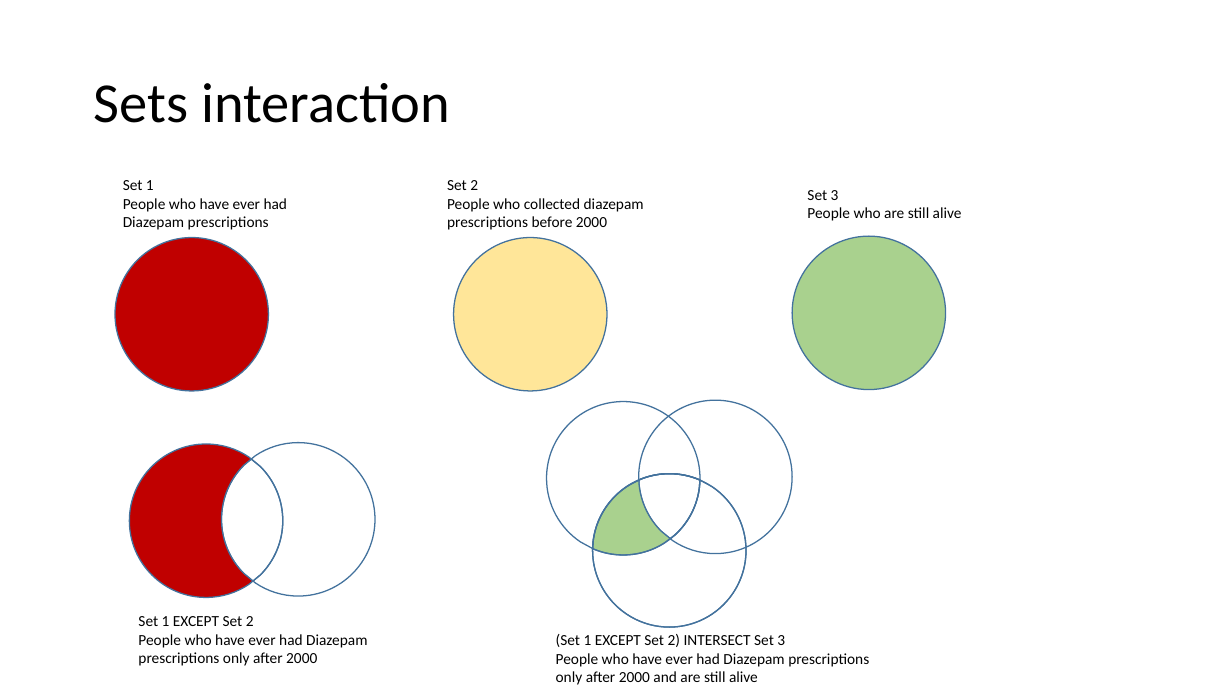
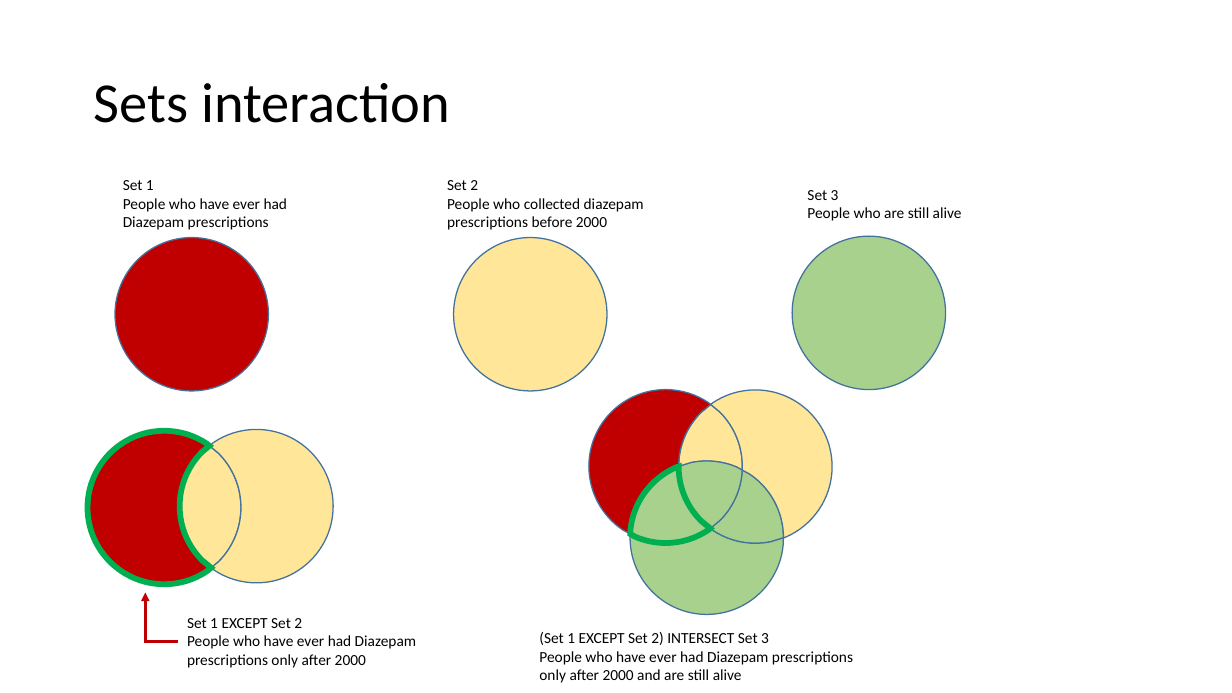
Before and after one commit to HicServices/RDMP, a slide deck: slide 8 of Documentation/Training/CohortBuilder.pptx. Drawn at 1232x693 pixels with LibreOffice and Linux fonts; fonts in the diff are those of the drawing. Boxes give left, top, right and bottom in pixels: in the first picture for what was removed or moved away, otherwise in the second. Text is boxed around its words. In the diff, an @@ line names an element or a change of style, - is before the commit and + after.

```diff
--- a/Documentation/Training/CohortBuilder.pptx
+++ b/Documentation/Training/CohortBuilder.pptx
@@ freeform shape: place and size @@
-freeform shape at bbox=[547, 402, 701, 549]
+freeform shape at bbox=[589, 390, 711, 534]
@@ freeform shape at bbox=[589, 390, 711, 534]: fill none to #C00000 @@
@@ freeform shape added at bbox=[679, 405, 743, 470], fill #FFE699, outline #43739E 1 pt @@
@@ fill none to #FFE699 in 3 elements at bbox=[210, 430, 334, 583], bbox=[179, 446, 240, 568], bbox=[711, 390, 832, 538] @@
@@ freeform shape: place and size @@
-freeform shape at bbox=[639, 400, 792, 554]
+freeform shape at bbox=[711, 390, 832, 538]
@@ freeform shape: place and size @@
-freeform shape at bbox=[129, 445, 253, 598]
+freeform shape at bbox=[88, 431, 212, 584]
@@ freeform shape at bbox=[88, 431, 212, 584]: outline #43739E 1 pt to #00B050 4.5 pt @@
@@ freeform shape: place and size @@
-freeform shape at bbox=[222, 459, 283, 581]
+freeform shape at bbox=[179, 446, 240, 568]
@@ freeform shape: place and size @@
-freeform shape at bbox=[251, 443, 375, 596]
+freeform shape at bbox=[210, 430, 334, 583]
@@ ellipse removed at bbox=[592, 474, 746, 628] @@
@@ freeform shape: place and size @@
-freeform shape at bbox=[639, 474, 700, 539]
+freeform shape at bbox=[630, 467, 711, 543]
@@ freeform shape at bbox=[630, 467, 711, 543]: fill none to #A9D18E; outline #43739E 1 pt to #00B050 4.5 pt @@
@@ freeform shape added at bbox=[679, 461, 743, 529], fill #A9D18E, outline #43739E 1 pt @@
@@ freeform shape: place and size @@
-freeform shape at bbox=[592, 481, 670, 555]
+freeform shape at bbox=[711, 470, 784, 543]
@@ freeform shape: place and size @@
-freeform shape at bbox=[592, 481, 746, 628]
+freeform shape at bbox=[630, 529, 784, 615]
@@ freeform shape at bbox=[630, 529, 784, 615]: fill none to #A9D18E @@
@@ elbow arrow added from (178, 641) to (145, 592), #C00000 2.25 pt @@
@@ text "Set 1 EXCEPT Set 2": place and size @@
-text "Set 1 EXCEPT Set 2" at bbox=[138, 616, 367, 666]
+text "Set 1 EXCEPT Set 2" at bbox=[187, 618, 416, 668]
@@ text "(Set 1 EXCEPT Set 2) ...": place and size @@
-text "(Set 1 EXCEPT Set 2) ..." at bbox=[556, 634, 869, 685]
+text "(Set 1 EXCEPT Set 2) ..." at bbox=[539, 632, 853, 683]
```
Also in this commit, not shown: 1 other slide changed, 1 slide added.
